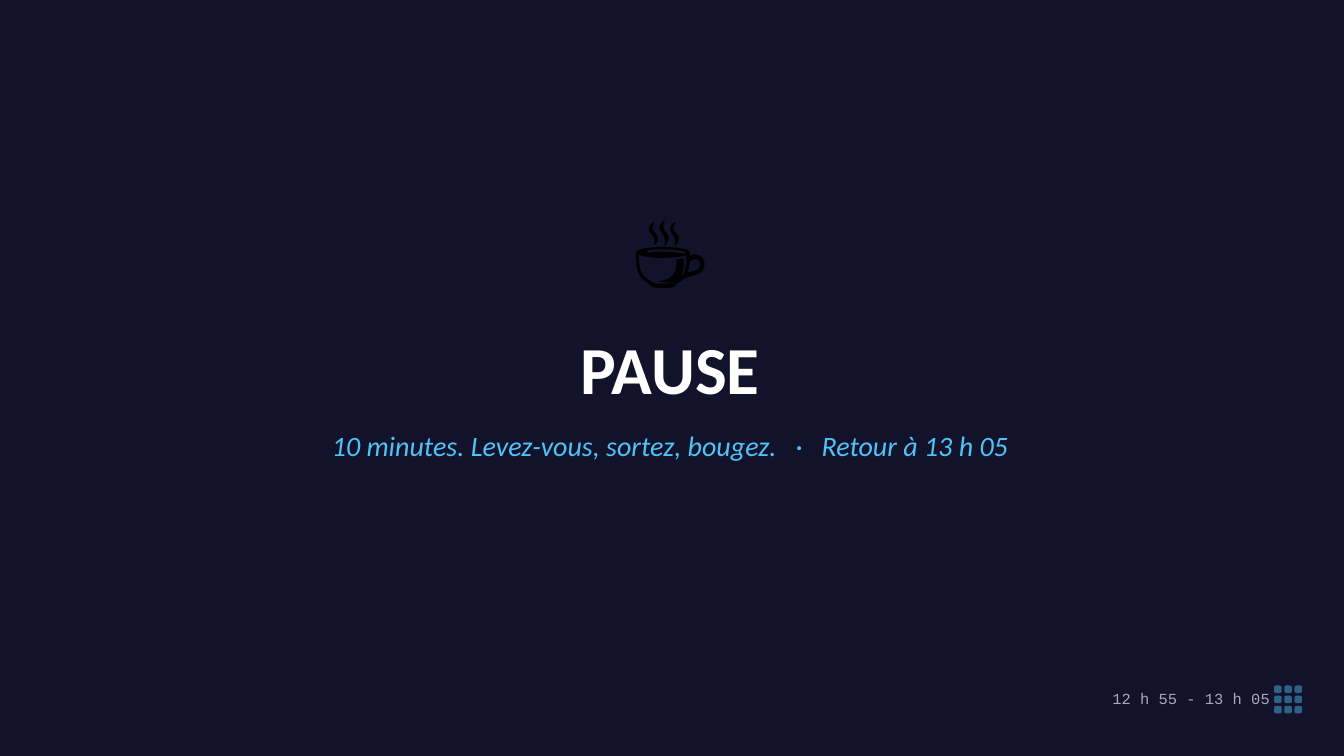
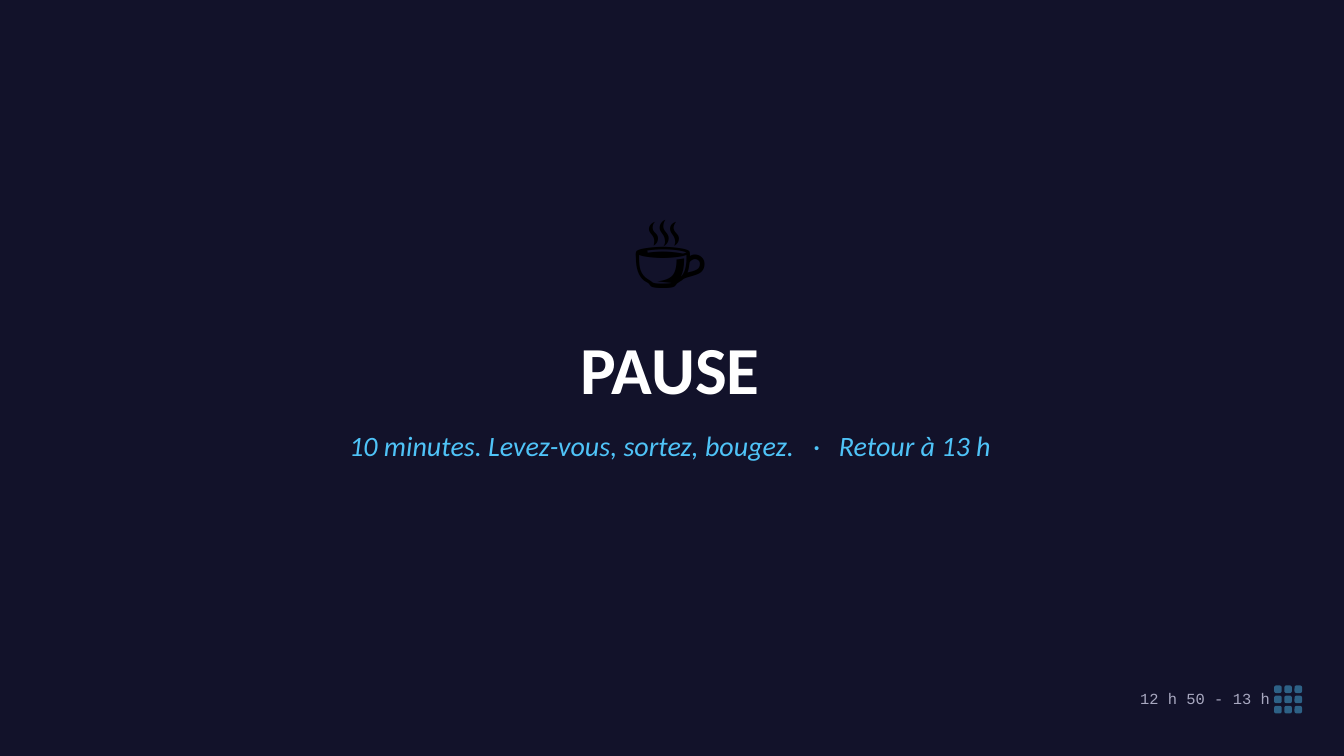
Before and after one commit to koffipierredamien/python-learning, a slide deck: slide 11 of 2-seances/S02-premier-contact/a-projeter/seance-2-projection.pptx. Drawn at 1344x756 pixels with LibreOffice and Linux fonts; fonts in the diff are those of the drawing. Boxes give left, top, right and bottom in pixels: in the first picture for what was removed or moved away, otherwise in the second. Text is boxed around its words. In the diff, an @@ line names an element or a change of style, - is before the commit and + after.

```diff
--- a/2-seances/S02-premier-contact/a-projeter/seance-2-projection.pptx
+++ b/2-seances/S02-premier-contact/a-projeter/seance-2-projection.pptx
@@ text at (349, 436, 990, 461): text changed @@
-10 minutes. Levez-vous, sortez, bougez. · Retour à 13 h 05
+10 minutes. Levez-vous, sortez, bougez. · Retour à 13 h
@@ text at (1140, 693, 1270, 704): text changed @@
-12 h 55 - 13 h 05
+12 h 50 - 13 h
```
Also in this commit, not shown: 20 other slides changed, 3 slides added, 2 slides removed, 10 other files.
